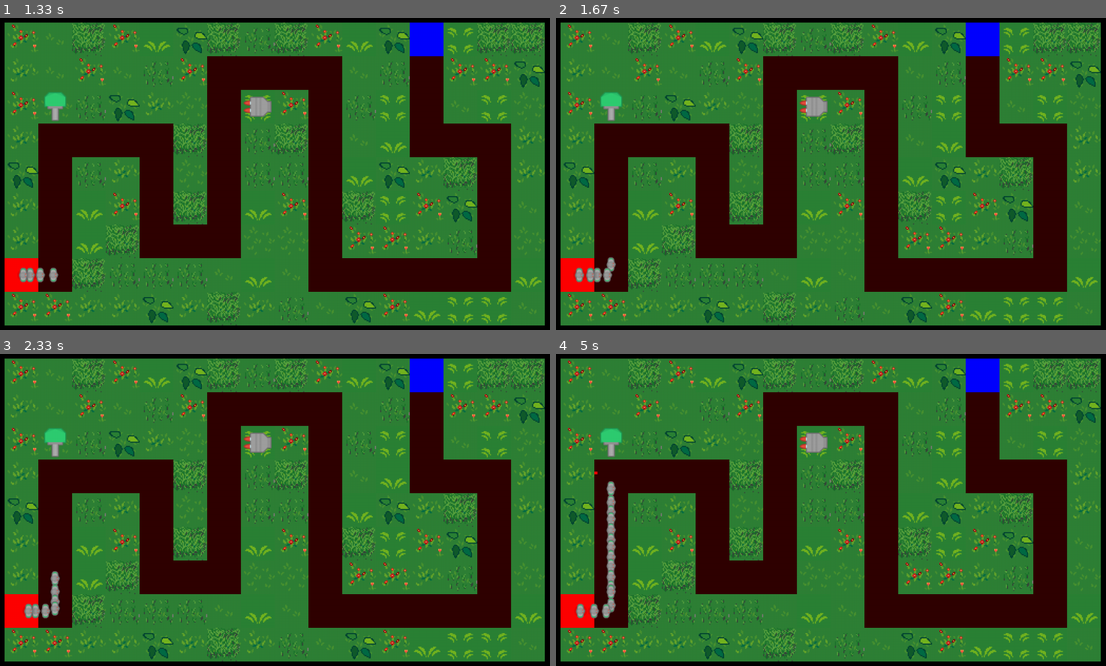
Above: before the commit, frames 1-4 (two rows, left to right).
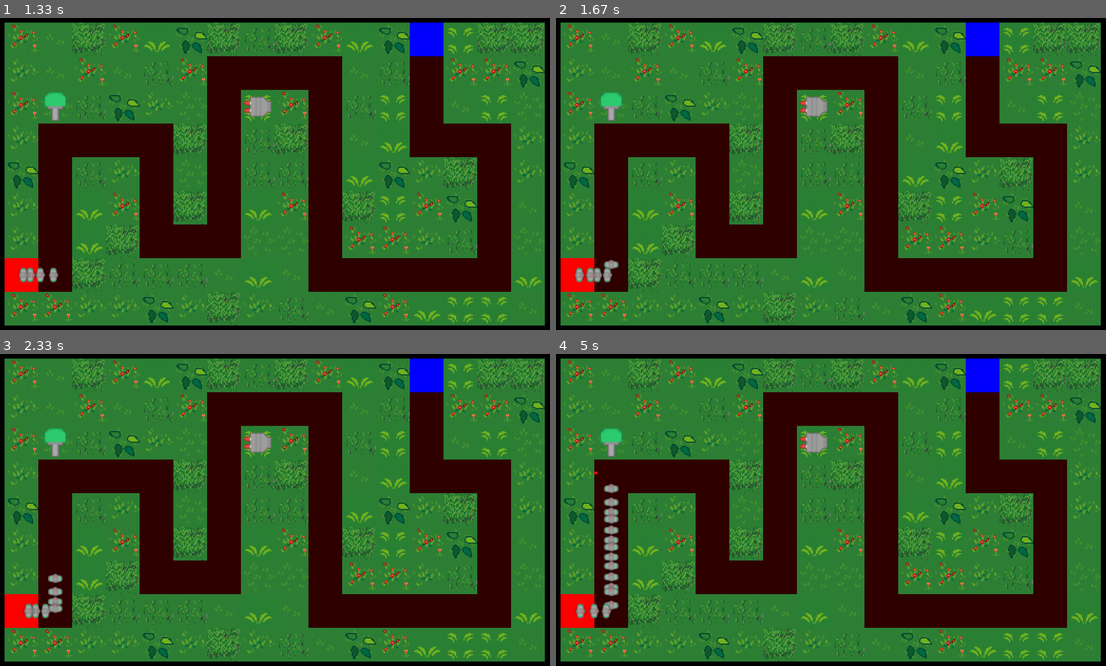
Above: after the commit, the same moments.

Repository: Eric-Guerra-Ribeiro/veik-defense
Game: pygame game, started from main.py
Two runs of this game, one before a commit and one after it. Both use one fixed random seed, a clock stepped at 60 frames per second and the inputs below.
Inputs:
- Up to frame 1 (1.33 s): tap Space at 0.33, 0.73, 1.03, 1.23 s
- Up to frame 2 (1.67 s): tap Space at 1.57 s
- Up to frame 3 (2.33 s): tap Space at 1.87, 2.07 s
- Up to frame 4 (5 s): tap Space at 2.37, 2.63, 2.97, 3.27, 3.4, 3.8, 4.1, 4.47, 4.87 s

Frame 1 is identical in both runs. In frame 2, less than 0.1% of the frame differs, in the area x 8-12%, y 76-82%; in frame 3, 0.2%; in frame 4, 0.7%, in the area x 8-12%, y 40-83%.

Commit message:
Add unit rotation

Diff:
--- a/art.py
+++ b/art.py
@@ -4,6 +4,8 @@
 import pygameconstants as pgc
 import enums
 import screenpos
+import utils
+
 class Art():
     """
     Class that handles all art assets of the game (visual and sounds).
@@ -74,7 +76,7 @@
         for unit in self.game.units:
             unit_pos = screenpos.unit_pos_in_scrn(unit.cur_pos, unit.next_pos, unit.move_progress)
             self.screen.blit(
-                self.unit_imgs[unit.get_unit_type()], unit_pos
+                pygame.transform.rotate(self.unit_imgs[unit.get_unit_type()], utils.direction2angle(unit.get_direction())), unit_pos
             )
         for unit in self.game.units:
             unit_pos = screenpos.unit_pos_in_scrn(unit.cur_pos, unit.next_pos, unit.move_progress)
--- a/enums.py
+++ b/enums.py
@@ -34,3 +34,12 @@
     """
     MENU = enum.auto()
     PLAYING = enum.auto()
+
+class Direction(enum.Enum):
+    """
+    Enum class for the direction of the movement of the unit.
+    """
+    RIGHT = enum.auto()
+    UP = enum.auto()
+    LEFT = enum.auto()
+    DOWN = enum.auto()
--- a/unit.py
+++ b/unit.py
@@ -2,6 +2,7 @@
 
 import enums
 import gameconstants as gc
+import screenpos
 
 class Unit(abc.ABC):
     """
@@ -77,9 +78,23 @@
 
     def get_unit_type(self):
         """
-        Returns the unit type
+        Returns the unit type.
         """
         return self.unit_type
+
+    def get_direction(self):
+        """
+        Returns the direction that the unit is heading towards.
+        """
+        vec_direction = (screenpos.Coords(*self.next_pos) - screenpos.Coords(*self.cur_pos)).get()
+        if vec_direction == (0, 0) or vec_direction == (0,1):
+            return enums.Direction.RIGHT
+        elif vec_direction == (-1, 0):
+            return enums.Direction.UP
+        elif vec_direction == (0, -1):
+            return enums.Direction.LEFT
+        elif vec_direction == (1, 0):
+            return enums.Direction.DOWN
 
 
 class Infantry(Unit):
--- a/utils.py
+++ b/utils.py
@@ -1,3 +1,5 @@
+import enums
+
 def valid_index(index, list_dim):
     """
     Returns if a given index is valid
@@ -7,3 +9,17 @@
         if 0<= ind < list_dim[i]:
             return True
     return False
+
+
+def direction2angle(direction):
+    """
+    Returns the angle from the direction.
+    """
+    if direction == enums.Direction.RIGHT:
+        return 0
+    elif direction == enums.Direction.UP:
+        return 90
+    elif direction == enums.Direction.LEFT:
+        return 180
+    elif direction == enums.Direction.DOWN:
+        return -90
